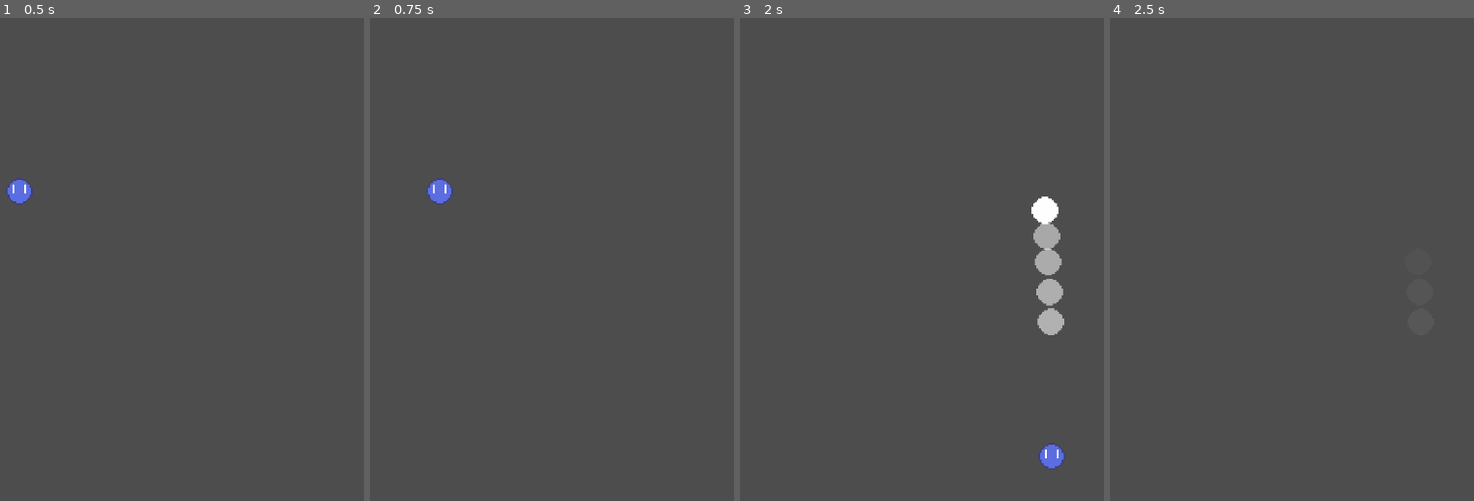
Above: before the commit, frames 1-4 (left to right).
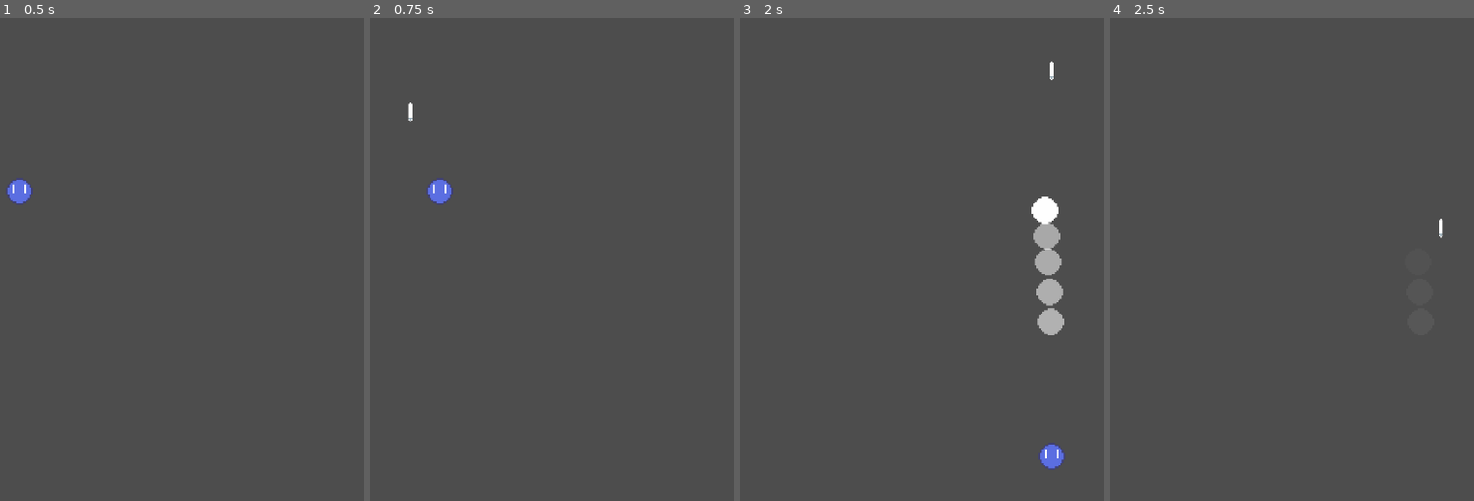
Above: after the commit, the same moments.

Repository: theloosygoose/godot-battle-mechanics
Game: Godot game, scene res://world.tscn
Two runs of this game, one before a commit and one after it. Both use one fixed random seed, a clock stepped at 60 frames per second and the inputs below.
Inputs:
- Up to frame 1 (0.5 s): no input
- Up to frame 2 (0.75 s): tap Enter at 0.5 s; hold D (move_right) from 0.53 s (still down); tap Space (main_action) at 0.6 s
- Up to frame 3 (2 s): tap Shift (secondary_action) at 0.8, 1.35 s; release D (move_right) at 1.28 s; hold S (move_down) from 1.28 s (still down); tap Space (main_action) at 1.55 s
- Up to frame 4 (2.5 s): release S (move_down) at 2.03 s; hold D (move_right) from 2.03 s (still down); tap Space (main_action) at 2.1 s; tap Shift (secondary_action) at 2.3 s

Frame 1 is identical in both runs. In frame 2, less than 0.1% of the frame differs, in the area x 10-12%, y 17-22%; in frame 3, less than 0.1%; in frame 4, less than 0.1%.

Commit message:
boy gotta gun

Diff:
--- a/components/movement_components/player_input/dash.gd
+++ b/components/movement_components/player_input/dash.gd
@@ -30,27 +30,22 @@
 		dash_stop()
 
 	if dash_frame_counter == dash_frames_max - control_back_frame:
-		print("FINAL")
 		final_fixed_frame = true
 
 	if is_dashing:
 		if dash_frame_counter < initial_pause_frames:
 			dash_movement.emit(1, delta, final_fixed_frame)
-			print("Dash Pause")
 		else:
 			dash_movement.emit(dash_speed, delta, final_fixed_frame)
-			print("Dash Go")
 
 		dash_frame_counter += 1
 
 
 
 func dash_start() -> void:
-	print("Dash Start " + str(dash_frames_max))
 	is_dashing = true
 
 func dash_stop() -> void:
-	print("Dash STOP")
 	dash_frame_counter = 0
 	is_dashing = false
 	final_fixed_frame= false
--- /dev/null
+++ b/components/movement_components/player_input/shoot.gd
@@ -0,0 +1,42 @@
+class_name Shoot
+extends Node2D
+
+
+@export_group("Projectile")
+@export var projectile_scene: PackedScene
+var default_projectile_scene: PackedScene = preload("res://projectiles/projectile.tscn")
+
+@export_subgroup("Projectile Proporties")
+@export var projectile_speed: float
+@export var projectile_scale: Vector2
+
+var projectile_scene_checked: PackedScene
+
+func _ready() -> void:
+	projectile_scene_checked = check_projectile_scene()
+
+func _process(_delta: float) -> void:
+	if input_shoot():
+		var projectile: Projectile = projectile_scene_checked.instantiate()
+		projectile.speed = projectile_speed
+		projectile.direction = Vector2.UP
+		projectile.initial_position = global_position
+		get_tree().get_root().add_child(projectile)
+
+
+func check_projectile_scene() -> PackedScene:
+	match projectile_scene.get_state().get_node_name(0):
+		"Projectile":
+			return projectile_scene
+
+		_:
+			push_error(str(projectile_scene) + " : is not a Projectile")
+			push_error("USING DEFAULT PROJECTILE: " + str(default_projectile_scene))
+			return default_projectile_scene
+
+func input_shoot() -> bool:
+	if Input.is_action_just_pressed("main_action"):
+		print("shoot")
+		return true
+
+	return false
--- a/player/player.tscn
+++ b/player/player.tscn
@@ -6,6 +6,8 @@
 [ext_resource type="Script" path="res://components/movement_components/movement.gd" id="4_xho7q"]
 [ext_resource type="Script" path="res://components/movement_components/movement_characteristics.gd" id="5_4wdqh"]
 [ext_resource type="Script" path="res://components/movement_components/player_input/dash.gd" id="6_87n7t"]
+[ext_resource type="Script" path="res://components/movement_components/player_input/shoot.gd" id="7_bp38j"]
+[ext_resource type="PackedScene" uid="uid://khckvubj083q" path="res://projectiles/projectile.tscn" id="8_rmukw"]
 
 [sub_resource type="ShaderMaterial" id="ShaderMaterial_xxtf5"]
 shader = ExtResource("1_hw4as")
@@ -28,9 +30,6 @@
 scale = Vector2(2.5, 2.5)
 texture = ExtResource("1_55fwc")
 
-[node name="Marker2D" type="Marker2D" parent="."]
-gizmo_extents = 89.0
-
 [node name="MovementComponent" type="Node" parent="."]
 script = ExtResource("4_xho7q")
 
@@ -46,6 +45,11 @@
 dash_frames = 4
 dash_speed = 2300.0
 
+[node name="Shoot" type="Node2D" parent="."]
+script = ExtResource("7_bp38j")
+projectile_scene = ExtResource("8_rmukw")
+projectile_speed = 1000.0
+
 [connection signal="dash_end" from="PlayerDash" to="." method="_on_player_dash_dash_end"]
 [connection signal="dash_movement" from="PlayerDash" to="." method="_on_player_dash_dash_movement"]
 [connection signal="dash_movement" from="PlayerDash" to="MovementComponent" method="_on_player_dash_dash_movement"]
--- /dev/null
+++ b/projectiles/projectile.gd
@@ -0,0 +1,27 @@
+class_name Projectile
+extends Area2D
+
+
+var damage:int = 10
+var proj_health: int = 100
+
+var speed: float
+var direction: Vector2 = Vector2.ZERO
+var initial_position: Vector2
+
+
+func _ready() -> void:
+	position = initial_position
+
+func _physics_process(delta: float) -> void:
+	position += (speed * direction) * delta
+
+func _process(_delta: float) -> void:
+	check_health()
+
+func take_damage(damage_taken: int) -> void:
+	proj_health -= damage_taken
+
+func check_health() -> void:
+	if proj_health <= 0:
+		queue_free()
--- /dev/null
+++ b/projectiles/projectile.gdshader
@@ -0,0 +1,14 @@
+shader_type canvas_item;
+
+void vertex() {
+	// Called for every vertex the material is visible on.
+}
+
+void fragment() {
+	// Called for every pixel the material is visible on.
+}
+
+//void light() {
+	// Called for every pixel for every light affecting the CanvasItem.
+	// Uncomment to replace the default light processing function with this one.
+//}
--- /dev/null
+++ b/projectiles/projectile.tscn
@@ -0,0 +1,26 @@
+[gd_scene load_steps=6 format=3 uid="uid://khckvubj083q"]
+
+[ext_resource type="Texture2D" uid="uid://dm071ctivb6hg" path="res://projectiles/assets/white_pill.png" id="1_crxr0"]
+[ext_resource type="Shader" path="res://projectiles/projectile.gdshader" id="1_r28ke"]
+[ext_resource type="Script" path="res://projectiles/projectile.gd" id="2_im1gp"]
+
+[sub_resource type="ShaderMaterial" id="ShaderMaterial_nwjym"]
+shader = ExtResource("1_r28ke")
+
+[sub_resource type="RectangleShape2D" id="RectangleShape2D_cxyfc"]
+size = Vector2(6, 24)
+
+[node name="Projectile" type="Area2D"]
+z_index = 2
+material = SubResource("ShaderMaterial_nwjym")
+script = ExtResource("2_im1gp")
+
+[node name="Sprite2D" type="Sprite2D" parent="."]
+use_parent_material = true
+position = Vector2(1, 4.76837e-07)
+scale = Vector2(1.875, 1.875)
+texture = ExtResource("1_crxr0")
+
+[node name="CollisionShape2D" type="CollisionShape2D" parent="."]
+position = Vector2(0, -1)
+shape = SubResource("RectangleShape2D_cxyfc")
Not shown: 1 places in player/player.tscn that only renumber resources
Binary file added: projectiles/assets/white_pill.png
Not shown, added: projectiles/assets/white_pill.png.import
